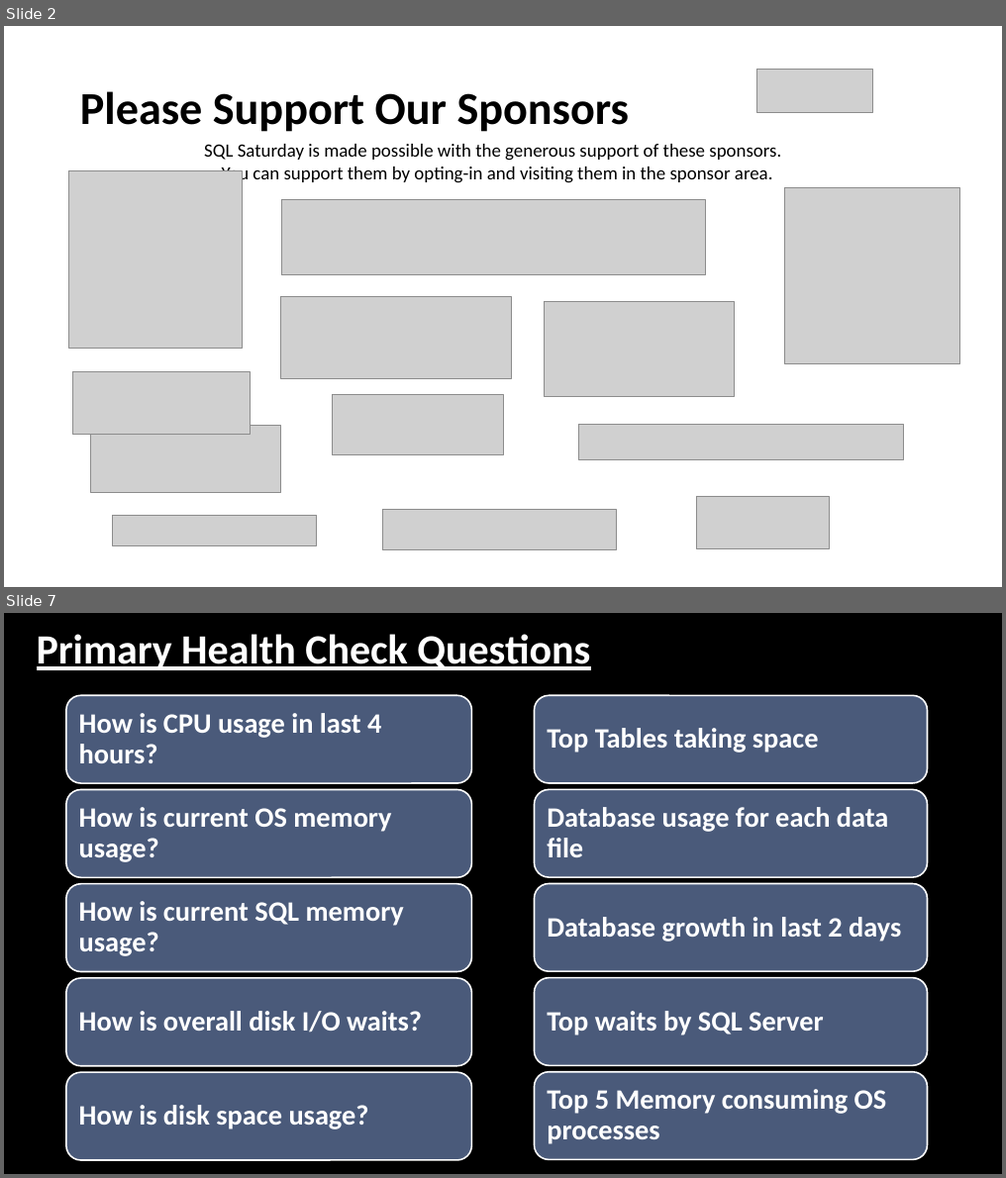
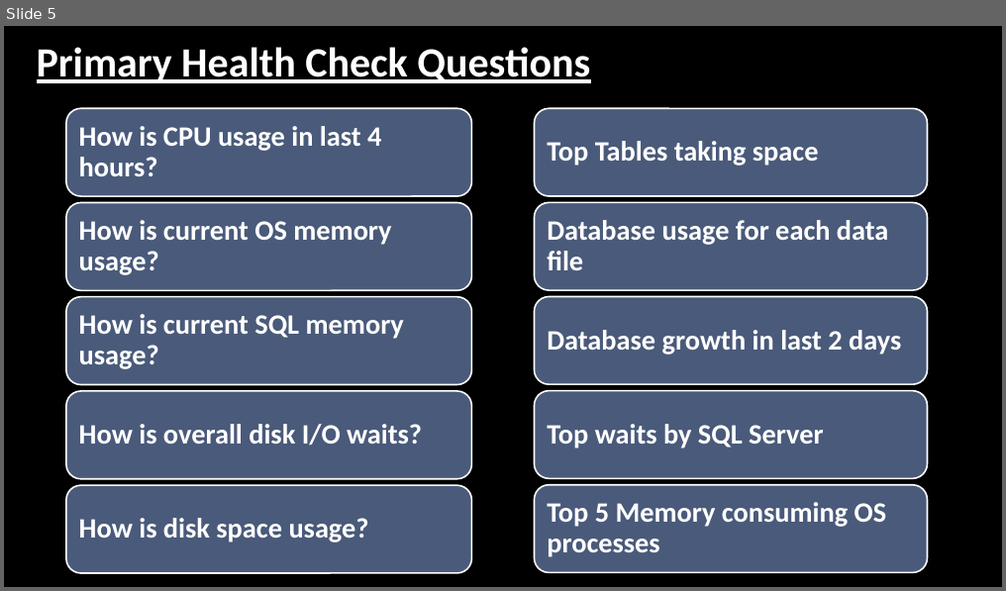
Before and after one commit to hedaprakash/SQLHealthCheck, a slide deck: Consolidated Essential Performance Health Check using PowerShell.pptx. Shown one above the other, each under a label of ours: slides 2 and 7 before the commit, slide 5 after it; the slides between them are not shown. The pictures are 1006x1178 and 1006x591 pixels, drawn with LibreOffice and Linux fonts; fonts in the diff are those of the drawing; grey boxes stand for pictures; background and template pictures are left out. Boxes give left, top, right and bottom in pixels: in the first picture for what was removed or moved away, otherwise in the second. Text is boxed around its words. In the diff, an @@ line names an element or a change of style, - is before the commit and + after.

```diff
--- a/Consolidated Essential Performance Health Check using PowerShell.pptx
+++ b/Consolidated Essential Performance Health Check using PowerShell.pptx
@@ slide 2 removed at bbox=[4, 26, 1002, 587], background #FFFFFF @@
@@ picture removed at bbox=[757, 70, 872, 113] @@
@@ title removed at bbox=[80, 91, 630, 132] @@
-Please Support Our Sponsors
@@ text removed at bbox=[204, 144, 781, 185] @@
-SQL Saturday is made possible with the generous support of these sponsors.
-You can support them by opting-in and visiting them in the sponsor area.
@@ picture removed at bbox=[68, 171, 242, 348] @@
@@ picture removed at bbox=[281, 199, 706, 275] @@
@@ picture removed at bbox=[784, 187, 960, 364] @@
@@ picture removed at bbox=[280, 297, 512, 378] @@
@@ picture removed at bbox=[545, 302, 735, 396] @@
@@ picture removed at bbox=[72, 372, 250, 435] @@
@@ picture removed at bbox=[332, 395, 503, 456] @@
@@ picture removed at bbox=[90, 426, 280, 493] @@
@@ picture removed at bbox=[579, 424, 904, 460] @@
@@ picture removed at bbox=[696, 496, 829, 550] @@
@@ picture removed at bbox=[113, 515, 317, 546] @@
@@ picture removed at bbox=[382, 509, 616, 550] @@
@@ what was slide 7 is now slide 5 @@
```
Also in this commit, not shown: 13 slides changed, 1 other slide removed, 5 other files.
